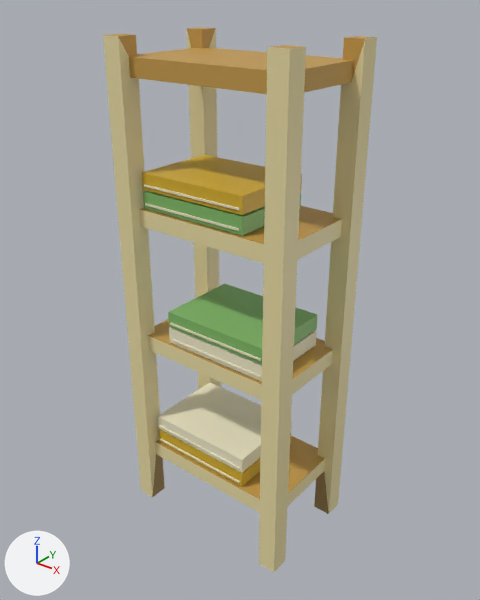
Before and after pictures for a commit that changed the glTF model s2/models/props_field/towel_shelf.glb.
One viewpoint serves both versions: a 50 mm camera at (1.201, -1.49, 1.742) aimed at (0.002, 0.009, 0.812). Every picture has the same lights, and +X, +Y and +Z are marked at lower left. The picture after the commit comes second. Vertices at exactly the same position are counted once.

Script lines for the objects in view, before the commit:
```python
me_towel_shelf = bpy.data.meshes.new('towel_shelf')
me_towel_shelf.from_pydata(...)  # 240 vertices, 436 faces; spans x -0.31..0.31, y -0.2..0.2, z 0.0..1.6
me_towel_shelf.materials.append(mat_defaultmaterial)
ob_towel_shelf = bpy.data.objects.new('towel_shelf', me_towel_shelf)
ob_towel_shelf.location = (0.0, 0.0, 0.0)
```
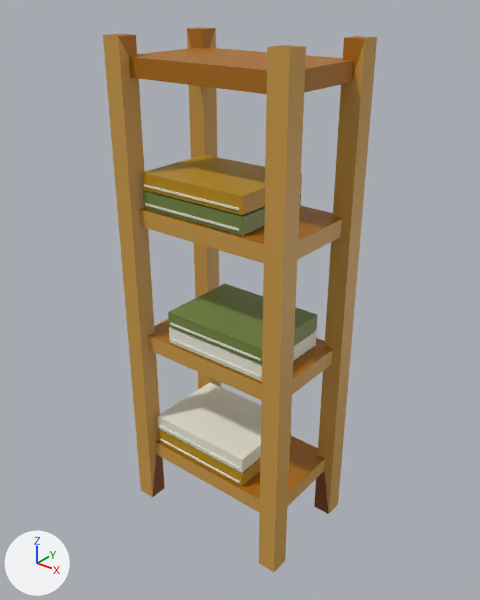
What differs and where, as boxes (x1, y1, x2, y2) in the pictures (480 x 600 px):
part 1 of me_towel_shelf, recoloured (beige to orange)
    both: (103, 28, 377, 572)
part 2 of me_towel_shelf, recoloured (darker)
    both: (109, 27, 375, 514)
part 3 of me_towel_shelf, recoloured
    both: (144, 184, 317, 483)

The change in detail:
me_towel_shelf has 240 vertices, 436 faces and spans x -0.31..0.31, y -0.2..0.2, z 0.0..1.6.
me_towel_shelf is used by ob_towel_shelf; location (0.0, 0.0, 0.0).
me_towel_shelf part 1: 158 faces centred in x -0.31..0.31, y -0.2..0.2, z 0.18..1.4 are repainted in the vertex colours; the middle colour goes from beige #eadca5 to orange #cd9c47.
me_towel_shelf part 2: 182 faces centred in x -0.29..0.29, y -0.18..0.18, z 0.0..1.6 are repainted in the vertex colours; the middle colour goes from orange #c49a49 to brown #ab6c02.
me_towel_shelf part 3: 96 faces centred in x -0.23..0.22, y -0.16..0.12, z 0.25..1.19 are repainted in the vertex colours; the middle colour goes from pale yellow #eee8c8 to white #ebe9d9.
